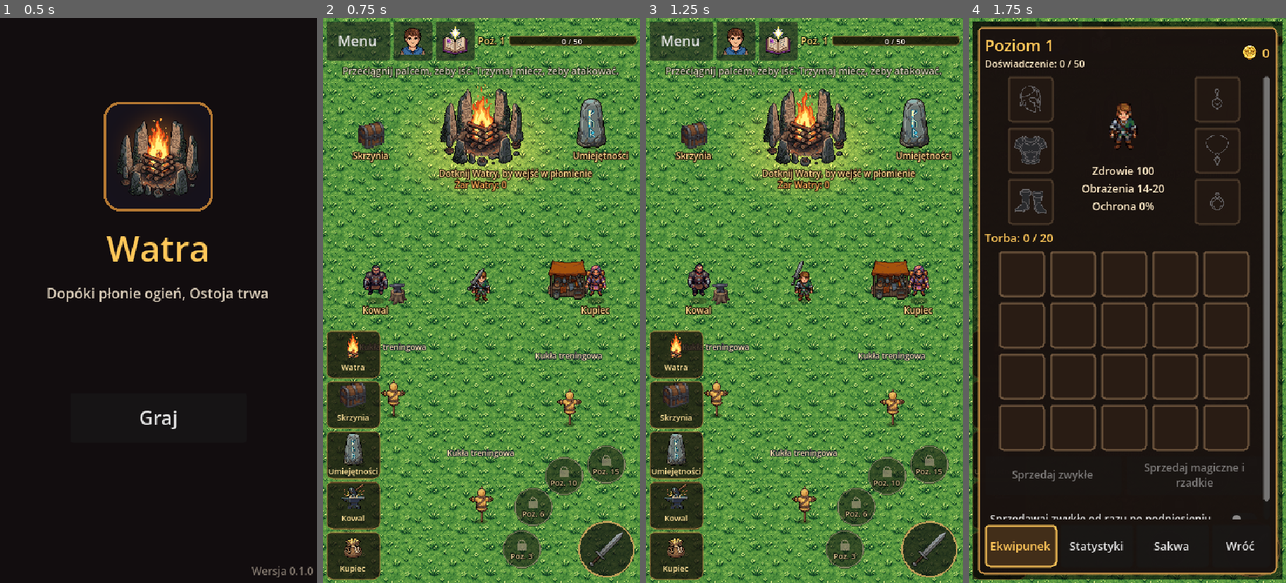
Above: before the commit, frames 1-4 (left to right).
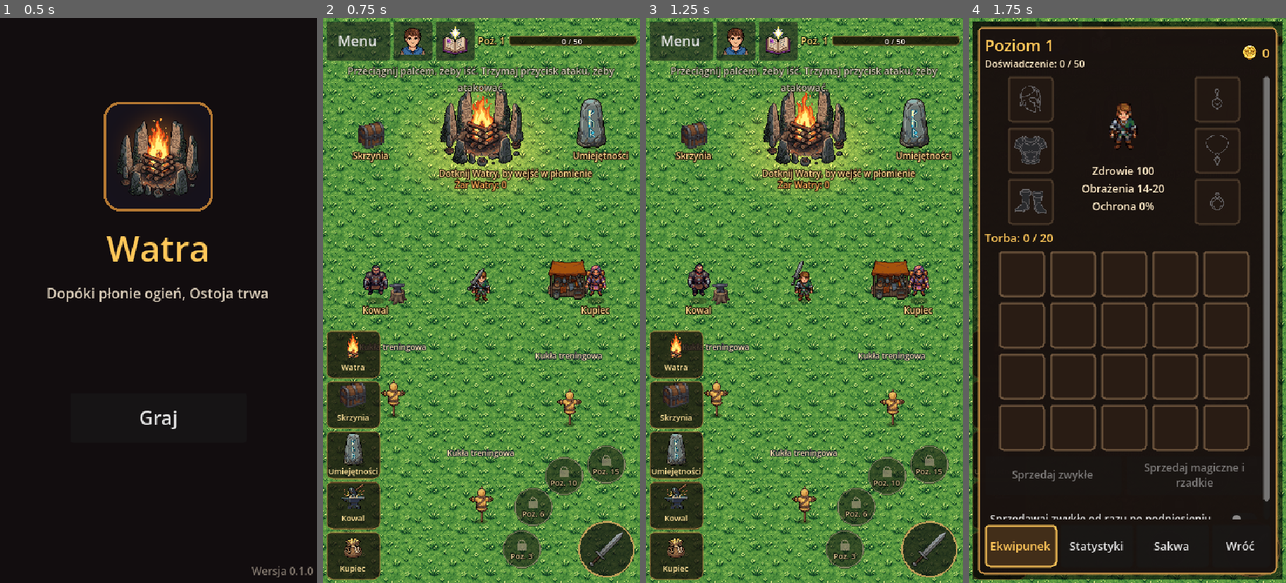
Above: after the commit, the same moments.

Repository: slota145/Watra-Mobile
Game: Godot game, scene res://scenes/main_menu.tscn
Same seed, same stepped clock (60 frames per second), same inputs: the game is played once before the commit and once after it. Sound files missing from this copy of the repository are replaced by a short silence.
Inputs (mouse positions are in pixels of both pictures, inside the frame that each line leads up to):
- Up to frame 1 (0.5 s): no input
- Up to frame 2 (0.75 s): click "Graj" at 0.5 s
- Up to frame 3 (1.25 s): no input
- Up to frame 4 (1.75 s): click (1057, 40) at 1.25 s

Frame 1 is identical in both runs. In frame 2, 1.2% of the frame differs, in the area x 6-94%, y 8-14%; in frame 3, 1.2%; in frame 4, less than 0.1%.

Commit message:
Własne ikony umiejętności glewii złożone z grafik gry (tools/glaive_icons.py), podpowiedź ataku bez „miecza”
Co-Authored-By: Claude Opus 5.5 <noreply@anthropic.com>
Claude-Session: https://claude.ai/code/session_01Ves32BdDAygQMhoi8MkvD6

Diff:
--- a/scripts/proto/arena.gd
+++ b/scripts/proto/arena.gd
@@ -372,7 +372,7 @@
 		column.add_child(loot_feed)
 	else:
 		var hint := Label.new()
-		hint.text = tr("Przeciągnij palcem, żeby iść. Trzymaj miecz, żeby atakować.")
+		hint.text = tr("Przeciągnij palcem, żeby iść. Trzymaj przycisk ataku, żeby atakować.")
 		hint.horizontal_alignment = HORIZONTAL_ALIGNMENT_CENTER
 		hint.autowrap_mode = TextServer.AUTOWRAP_WORD_SMART
 		hint.add_theme_font_size_override("font_size", 11)
--- a/scripts/skills.gd
+++ b/scripts/skills.gd
@@ -56,27 +56,27 @@
 	},	# Glewia ognia (ustalone z autorem 13.11.2026): każde trafienie podpala (ProtoGlaive), "burn" - ile obrażeń
 	# trafienia dopala się przez 3 s.
 	"g_thrust": {
-		"name": "Pchnięcie glewii", "icon": preload("res://assets/watra/skills/enchanted_blade.png"),
+		"name": "Pchnięcie glewii", "icon": preload("res://assets/skills/glaive/g_thrust.png"),
 		"mana": 0, "cooldown": 0.0, "weapon": "glaive", "mastery": 1, "main": true, "range": 64.0, "power": 1.0, "burn": 0.3,
 		"description": "Glewia dźga daleko przed siebie, rani wszystkich na linii i słabo ich podpala.",
 	},
 	"g_sweep": {
-		"name": "Ognisty zamach", "icon": preload("res://assets/watra/skills/crescent.png"),
+		"name": "Ognisty zamach", "icon": preload("res://assets/skills/glaive/g_sweep.png"),
 		"mana": 15, "cooldown": 5.0, "weapon": "glaive", "mastery": 3, "main": true, "range": 56.0, "power": 1.3, "burn": 1.0,
 		"description": "Glewia zatacza szeroki półokrąg przed tobą i mocno podpala trafionych.",
 	},
 	"g_trail": {
-		"name": "Płonąca bruzda", "icon": preload("res://assets/watra/skills/fire_wall.png"),
+		"name": "Płonąca bruzda", "icon": preload("res://assets/skills/glaive/g_trail.png"),
 		"mana": 20, "cooldown": 7.0, "weapon": "glaive", "mastery": 6, "main": true, "range": 120.0, "power": 1.2, "burn": 0.5,
 		"description": "Glewia wbija się w ziemię i ryje bruzdę do przodu: zostaje pas ognia, który pali wrogów przez 3 s, a w wachlarzu wylatują 3 szybkie cięcia ognia, które przebijają wrogów.",
 	},
 	"g_pillar": {
-		"name": "Słup ognia", "icon": preload("res://assets/watra/skills/aura_swarog_ember.png"),
+		"name": "Słup ognia", "icon": preload("res://assets/skills/glaive/g_pillar.png"),
 		"mana": 25, "cooldown": 8.0, "weapon": "glaive", "mastery": 10, "main": true, "range": 80.0, "power": 2.2, "burn": 0.5,
 		"description": "Glewia spada z góry i wbija się w ziemię: wybuch ognia rani wszystkich wokół, a ziemia płonie przez 3 s.",
 	},
 	"g_dance": {
-		"name": "Taniec płomieni", "icon": preload("res://assets/watra/skills/ks_blade_dance.png"),
+		"name": "Taniec płomieni", "icon": preload("res://assets/skills/glaive/g_dance.png"),
 		"mana": 30, "cooldown": 10.0, "weapon": "glaive", "mastery": 15, "main": true, "range": 60.0, "power": 0.7, "burn": 0.3,
 		"description": "Przez 3 s glewia tnie zamaszyście dookoła ciebie pod różnymi kątami, a każde cięcie wypuszcza sierp ognia, który powoli leci na zewnątrz i przebija wrogów.",
 	},
--- a/scripts/weapons.gd
+++ b/scripts/weapons.gd
@@ -17,7 +17,7 @@
 	"sword": {"name": "Miecz", "element": Elements.PHYSICAL, "unlock": 0, "price": 0,
 		"icon": preload("res://assets/watra/iron_sword_icon.png")},
 	"glaive": {"name": "Glewia ognia", "element": Elements.FIRE, "unlock": 10, "price": 3000,
-		"icon": preload("res://assets/watra/skills/enchanted_blade.png")},
+		"icon": preload("res://assets/skills/glaive/g_thrust.png")},
 }
 const ORDER := ["sword", "glaive"]
 ## Najwyższy poziom mistrzostwa (jak poziom postaci).
--- a/translations/teksty.csv
+++ b/translations/teksty.csv
@@ -4,7 +4,7 @@
 "Menu","Menu","arena.gd"
 "Podniesiono: %s","Picked up: %s","arena.gd"
 "Pokonane: %d","Slain: %d","arena.gd"
-"Przeciągnij palcem, żeby iść. Trzymaj miecz, żeby atakować.","Drag your finger to walk. Hold the sword to attack.","arena.gd"
+"Przeciągnij palcem, żeby iść. Trzymaj przycisk ataku, żeby atakować.","Drag your finger to walk. Hold the attack button to attack.","arena.gd"
 "Przyzwij Wodza","Summon the Chieftain","arena.gd"
 "Sprzedano: %s (+%d złota)","Sold: %s (+%d gold)","arena.gd"
 "Torba pełna - sprzedano: %s (+%d złota)","Bag full - sold: %s (+%d gold)","arena.gd"
Binary file added: assets/skills/glaive/g_dance.png
Not shown, changed: assets/skills/glaive/g_dance.png.import
Binary file added: assets/skills/glaive/g_pillar.png
Not shown, changed: assets/skills/glaive/g_pillar.png.import
Binary file added: assets/skills/glaive/g_sweep.png
Not shown, changed: assets/skills/glaive/g_sweep.png.import
Binary file added: assets/skills/glaive/g_thrust.png
Not shown, changed: assets/skills/glaive/g_thrust.png.import
Binary file added: assets/skills/glaive/g_trail.png
Not shown, changed: assets/skills/glaive/g_trail.png.import
Binary file removed: assets/watra/skills/aura_swarog_ember.png
Binary file removed: assets/watra/skills/crescent.png
(and 6 more such lines)
